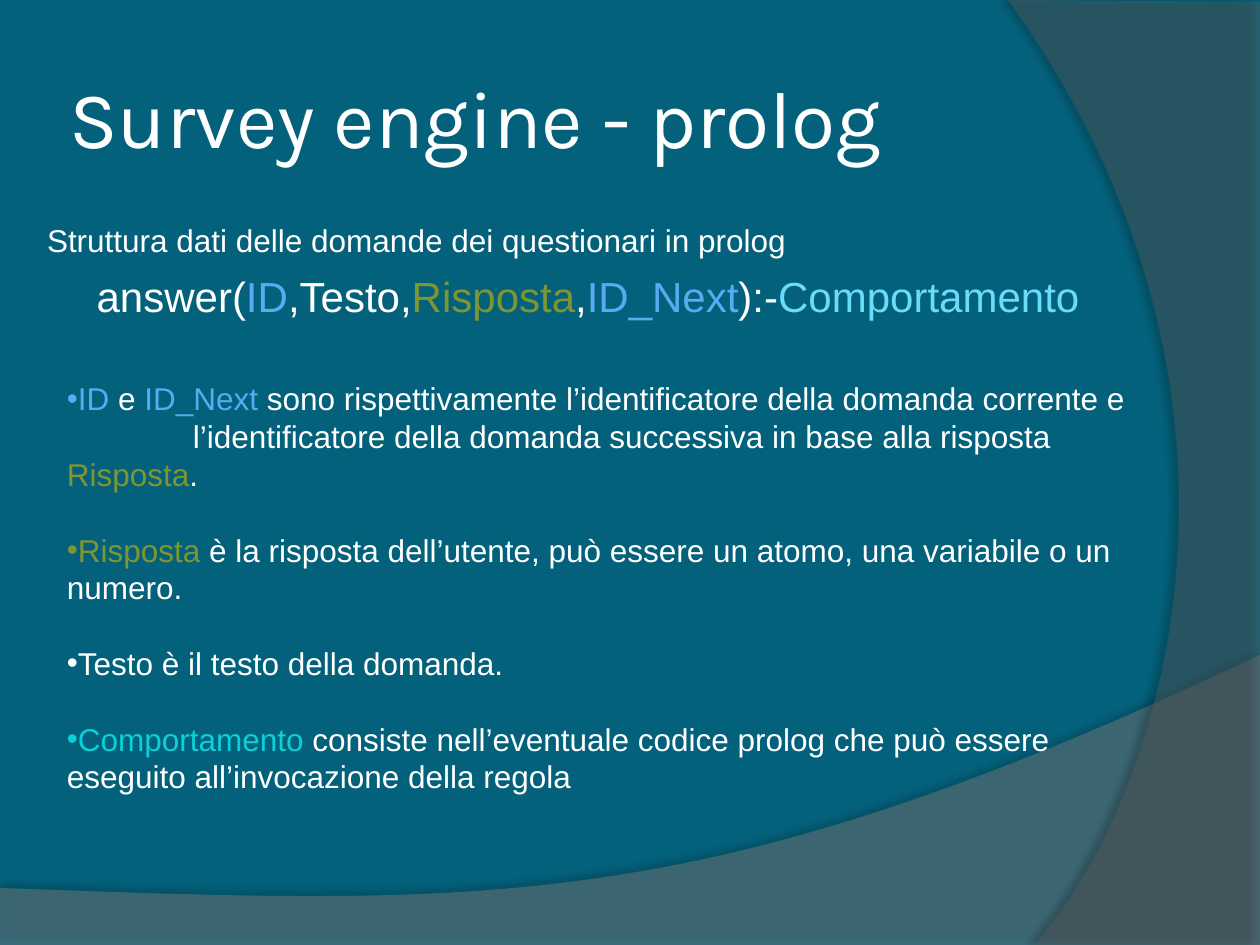
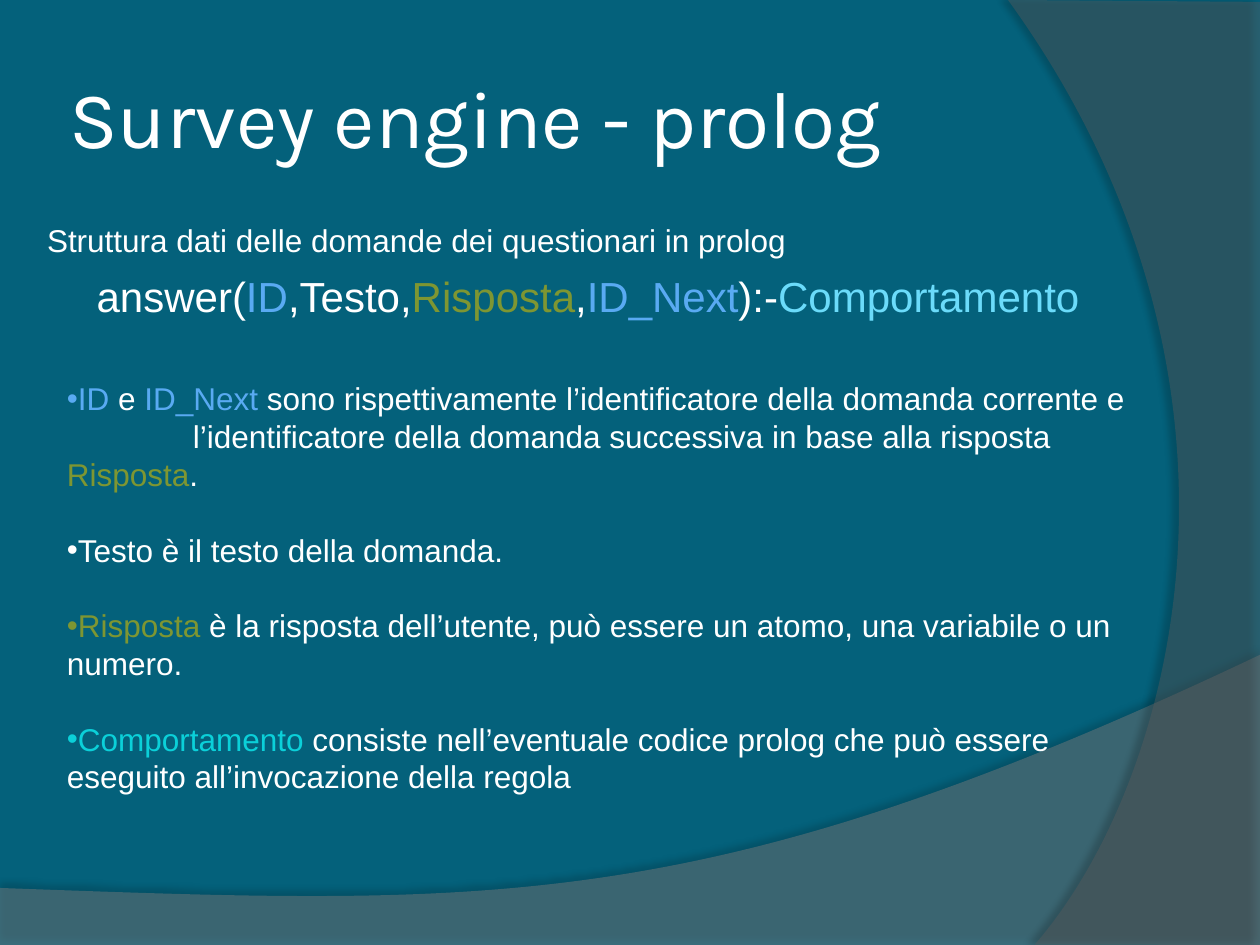
Before and after one commit to FerrariAndrea/Node-Prolog-SurveyEngine, a slide deck: slide 4 of Doc/Relazione.pptx. Drawn at 1260x945 pixels with LibreOffice and Linux fonts; fonts in the diff are those of the drawing. Boxes give left, top, right and bottom in pixels: in the first picture for what was removed or moved away, otherwise in the second. Text is boxed around its words. In the diff, an @@ line names an element or a change of style, - is before the commit and + after.

```diff
--- a/Doc/Relazione.pptx
+++ b/Doc/Relazione.pptx
@@ text at (67,538,503,563): paragraph added @@
+• Testo è il testo della domanda.
@@ text at (67,651,503,676): paragraph removed @@
-• Testo è il testo della domanda.
```
Also in this commit, not shown: 7 other slides changed, 3 other files.
